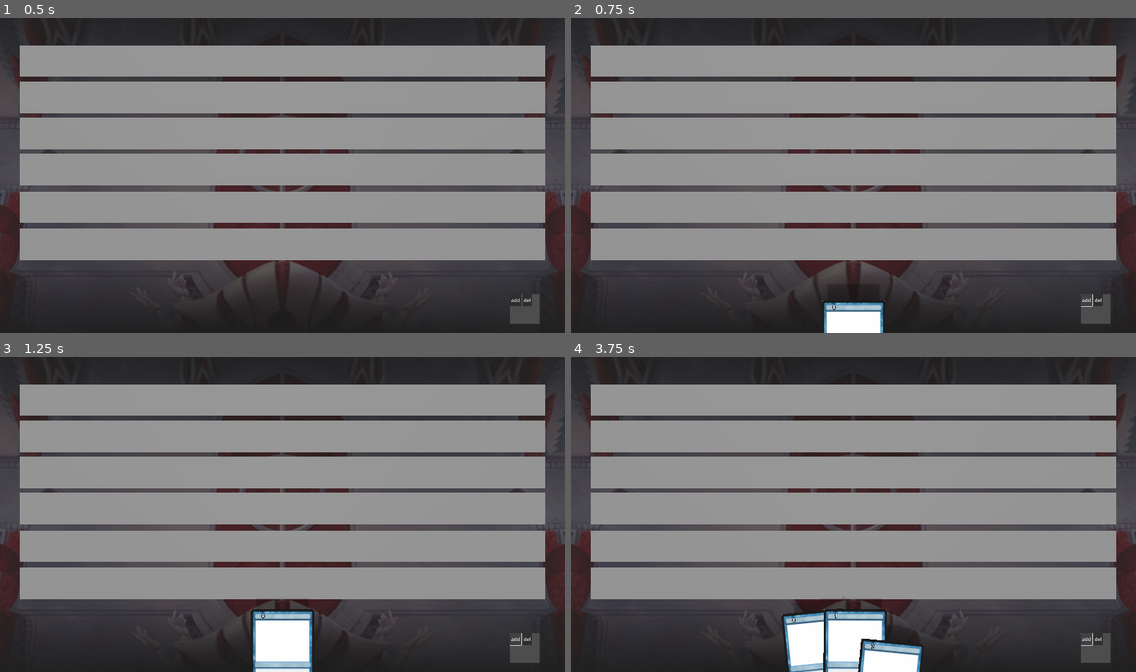
Above: before the commit, frames 1-4 (two rows, left to right).
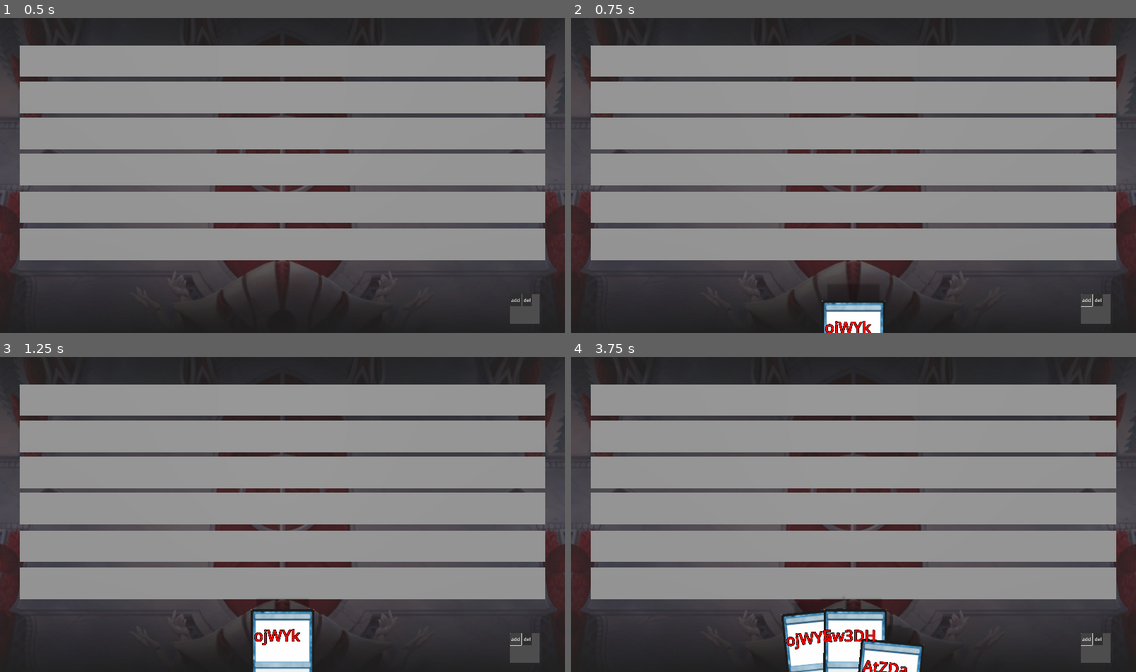
Above: after the commit, the same moments.

Repository: Crumbobly/CardProjectGame
Game: Godot game, scene res://scenes/game/Game.tscn
Two runs of this game, one before a commit and one after it. Both use one fixed random seed, a clock stepped at 60 frames per second and the inputs below.
Inputs:
- Up to frame 1 (0.5 s): no input
- Up to frame 2 (0.75 s): click "add" at 0.5 s
- Up to frame 3 (1.25 s): no input
- Up to frame 4 (3.75 s): click "del" at 1.25 s; click "add" at 2 s; click "del" at 2.75 s; click "add" at 3.5 s

Frame 1 is identical in both runs. In frame 2, 0.2% of the frame differs, in the area x 45-54%, y 91-100%; in frame 3, 0.2%; in frame 4, 0.6%, in the area x 38-60%, y 81-100%.

Commit message:
Починена возможность класть карту на поле туда, куда игрок хочет. Добавлено немного говнокода

Diff:
--- a/scenes/card3d/Card3D.tscn
+++ b/scenes/card3d/Card3D.tscn
@@ -40,8 +40,10 @@
 shape = SubResource("BoxShape3D_7o6e7")
 
 [node name="CardNameLbl" type="Label3D" parent="."]
-transform = Transform3D(1, 0, 0, 0, 1, 0, 0, 0, 1, -0.616206, 1.28157, 0.00219674)
+transform = Transform3D(1, 0, 0, 0, 1, 0, 0, 0, 1, -0.17321, 0.726537, 0.0820202)
+modulate = Color(1, 0, 0, 1)
 text = "text"
+font_size = 96
 
 [node name="RayCast3D" type="RayCast3D" parent="."]
 target_position = Vector3(0, 0, -1)
--- a/scenes/card3d/card_3d.gd
+++ b/scenes/card3d/card_3d.gd
@@ -10,7 +10,8 @@
 var is_drag = false  # перетаскивается ли карта
 var angle_in_hand = Vector3(0, 0, 0)  # угол карты в руке в момент её добавления. Нужен чтобы мы смогли вернуть карту в исходную позицию.
 var pos_in_hand_y: float   # координаты карты в руке в момент её добавления. Нужены чтобы мы смогли вернуть карту в исходную позицию.
-var over_field: Field
+var over_field: Field = null
+var over_field_coord_x: float = INF
 const hightlight_height = 1.5  # высота подьёма выбранной карты (можно сделать глобальной)
 
 var my_tween_list: MyTweenList = MyTweenList.new() # Список активных твинов. Нужен для оставноки всех активных анимаций карты.
@@ -33,15 +34,19 @@
 
 
 # Возвращает объект Field если карта над ним находиться, иначе null
-func get_card_overfield() -> Field:
+func set_card_overfield() -> void:
 	if raycast.is_colliding():
 		var collider = raycast.get_collider()
 		var collider_parent = collider.get_parent_node_3d()
 
 		if collider_parent is Field:
-			return collider_parent
+			over_field = collider_parent
+			var collision_point = raycast.get_collision_point()
+			over_field_coord_x = over_field.to_local(collision_point).x
+			return
 
-	return null
+	over_field = null
+	over_field_coord_x = INF
 
 
 # Прерывает все анимации, делает карту hightlight.
@@ -59,7 +64,7 @@
 # Функция "следования за мышкой".
 # Принимает на вход координаты мышки и устанавливает меняет позицию карты, перезапысывает overfield
 func follow(pos):
-	over_field = get_card_overfield()
+	set_card_overfield()
 	self.global_position.x = pos[0]
 	self.global_position.y = pos[1]
 
--- a/scenes/card_layout/card_layout.gd
+++ b/scenes/card_layout/card_layout.gd
@@ -9,10 +9,10 @@
 var card_count: int = 0  # Кол-во карт в руке (перетаскиваемая в данный момент карта считается)
 
 
-
 var existing_ids = []
 var char_pool = "ABCDEFGHIJKLMNOPQRSTUVWXYZabcdefghijklmnopqrstuvwxyz0123456789"
-@export var current_lenght = 10
+@export var current_lenght = 5
+var mouse_pos : Vector3
 
 
 func generate_random_string(lenght : int) -> String:
@@ -20,6 +20,7 @@
 	for i in lenght:
 		result += char_pool[randi() % char_pool.length()]
 	return result
+
 
 func generate_id() -> String:
 	while true:
@@ -30,6 +31,7 @@
 		if len(existing_ids) >= pow(char_pool.length(), current_lenght):
 			current_lenght +=1
 	return ""
+
 
 func _ready():
 	hand_cards = Node3D.new()
@@ -53,25 +55,49 @@
 
 
 func add_card(new_card3d: Card3D):
-	randomize()
+
 	new_card3d.mouse_entered.connect(card_selected)
 	new_card3d.mouse_exited.connect(card_unselected)
-	new_card3d.card_id = generate_id()
+
+	var old_coords = _get_cards_distribution()
+	var l = get_l_neightboor(old_coords, new_card3d)
+
 	hand_cards.add_child(new_card3d)
+	if l == -1:
+		card_collection.insert(0, new_card3d)
+	else:
+		card_collection.insert(l + 1, new_card3d)
 
-	card_collection.append(new_card3d)
-	new_card3d.set_card_name(str(card_count))
 	card_count += 1
 
 	var coords = _get_cards_distribution()
 	recalculate_all_card_position(coords)
 
 
+func get_l_neightboor(old_coords, card: Card3D):
+	var curren_pos_x = card.over_field_coord_x
+
+	if len(card_collection) == 0:
+		return -1
+
+	if curren_pos_x <= old_coords[0]:
+		return -1
+
+	elif old_coords[-1] <= curren_pos_x:
+		return len(old_coords) - 1
+
+	for i in range(len(old_coords)):
+		if old_coords[i] > curren_pos_x:
+			return i - 1
+
+	assert(false, "Ошибка в функции определения граничных карт")
+
+
+
 func remove_card(card: Card3D):
-
 	card.mouse_entered.disconnect(card_selected)
 	card.mouse_exited.disconnect(card_unselected)
-	card.mouse_exited.emit()
+	card_unselected(card)
 
 	card_collection.erase(card)
 	hand_cards.remove_child(card)
@@ -82,16 +108,12 @@
 
 
 func card_selected(card: Card3D):
-	selected_card_z = card.position.z
-	card.position.z = 0.1  # Выносим карту на передний план
-	selected_card = card  # переопределяем selected_card
 	card_highlight(card)
 
 
 func card_unselected(card: Card3D):
-	card.position.z = selected_card_z  # Возвращаем карту на своё место в руке (по оси Z)
-	selected_card_z = 0
 	card_unhighlight(card)
+	card.is_drag = false
 	selected_card = null
 
 	# Располагаем карты по определённому порядку
--- a/scenes/field/Field.tscn
+++ b/scenes/field/Field.tscn
@@ -3,7 +3,7 @@
 [ext_resource type="Script" path="res://scenes/field/field.gd" id="1_nd15h"]
 
 [sub_resource type="BoxShape3D" id="BoxShape3D_u6kqj"]
-size = Vector3(20, 0.001, 2)
+size = Vector3(20, 0.001, 1.20972)
 
 [sub_resource type="PlaneMesh" id="PlaneMesh_w2v67"]
 
@@ -14,7 +14,7 @@
 collision_layer = 2
 
 [node name="CollisionShape3D" type="CollisionShape3D" parent="Area3D"]
-transform = Transform3D(1, 0, 0, 0, -4.37114e-08, -1, 0, 1, -4.37114e-08, 0, 0, 0)
+transform = Transform3D(1, 0, 0, 0, -4.37114e-08, -1, 0, 1, -4.37114e-08, 0, 0.00109863, 4.80229e-11)
 shape = SubResource("BoxShape3D_u6kqj")
 
 [node name="MeshInstance3D" type="MeshInstance3D" parent="."]
@@ -23,4 +23,3 @@
 skeleton = NodePath("../Area3D")
 
 [connection signal="body_exited" from="Area3D" to="Area3D" method="_on_body_exited"]
-[connection signal="input_event" from="Area3D" to="." method="_on_area_3d_input_event"]
--- a/scenes/field/field.gd
+++ b/scenes/field/field.gd
@@ -7,8 +7,6 @@
 @onready var collision_shape = $Area3D/CollisionShape3D
 var line_layoyt = LineLayoutLogic.new()
 @export var card_size : float = .7
-
-var mouse_pos : Vector3
 
 
 
@@ -20,7 +18,7 @@
 
 	adjust_coords_pos(coords)
 	super.recalculate_all_card_position(coords)
-	0
+
 	for index in range(len(coords)):
 		var card: Card3D = card_collection[index]
 		card.my_tween_list.add_tween(scale_tween)
@@ -30,6 +28,7 @@
 		card.position.x = coords[index]
 		card.global_position.y = self.position.y
 		scale_tween.tween_property(card, "scale",Vector3(0.4,0.4,0.4), 0.2)
+
 
 func adjust_coords_pos(coord):
 	if(len(coord) % 2 == 0):
@@ -43,6 +42,7 @@
 			if coord[i] > 0:
 				coord[i] += card_size
 
+
 func _get_cards_distribution():
 	line_layoyt._get_collider_corner(collision_shape)
 	var current_card_count = len(card_collection)
@@ -52,11 +52,3 @@
 	# Определение точек на отезке
 	var coords = line_layoyt.distribute_points_with_max_distance(current_card_count, collision_shape)
 	return coords
-
-
-
-
-
-func _on_area_3d_input_event(camera: Node, event: InputEvent, event_position: Vector3, normal: Vector3, shape_idx: int) -> void:
-	if event is InputEventMouseMotion:
-		mouse_pos = event_position
--- a/scenes/game/Game.tscn
+++ b/scenes/game/Game.tscn
@@ -75,27 +75,21 @@
 
 [node name="Field" parent="Node3D" instance=ExtResource("6_7xakm")]
 transform = Transform3D(1, 0, 0, 0, 1, 0, 0, 0, 1, 0, 10.3554, 0)
-card_size = 0.7
 
 [node name="Field2" parent="Node3D" instance=ExtResource("6_7xakm")]
 transform = Transform3D(1, 0, 0, 0, 1, 0, 0, 0, 1, 0, 8.97466, 0)
-card_size = 0.7
 
 [node name="Field3" parent="Node3D" instance=ExtResource("6_7xakm")]
 transform = Transform3D(1, 0, 0, 0, 1, 0, 0, 0, 1, 0, 7.59531, 0)
-card_size = 0.7
 
 [node name="Field4" parent="Node3D" instance=ExtResource("6_7xakm")]
 transform = Transform3D(1, 0, 0, 0, 1, 0, 0, 0, 1, 0, 6.22562, 0)
-card_size = 0.7
 
 [node name="Field5" parent="Node3D" instance=ExtResource("6_7xakm")]
 transform = Transform3D(1, 0, 0, 0, 1, 0, 0, 0, 1, 0, 4.79416, 0)
-card_size = 0.7
 
 [node name="Field6" parent="Node3D" instance=ExtResource("6_7xakm")]
 transform = Transform3D(1, 0, 0, 0, 1, 0, 0, 0, 1, 0, 3.38012, 0)
-card_size = 0.7
 
 [connection signal="pressed" from="2D/SubViewportContainer/SubViewport/BoxContainer/Button" to="." method="_on_button_pressed"]
 [connection signal="pressed" from="2D/SubViewportContainer/SubViewport/BoxContainer/Button2" to="." method="_on_button_2_pressed"]
--- a/scenes/hand/Hand.tscn
+++ b/scenes/hand/Hand.tscn
@@ -1,6 +1,14 @@
-[gd_scene load_steps=2 format=3 uid="uid://cibohmqty0itj"]
+[gd_scene load_steps=3 format=3 uid="uid://cibohmqty0itj"]
 
 [ext_resource type="Script" path="res://scenes/hand/hand.gd" id="1_pc1ic"]
 
+[sub_resource type="SphereShape3D" id="SphereShape3D_fb1ti"]
+radius = 11.5
+
 [node name="Hand" type="Node3D"]
 script = ExtResource("1_pc1ic")
+
+[node name="Area3D" type="Area3D" parent="."]
+
+[node name="CollisionShape3D" type="CollisionShape3D" parent="Area3D"]
+shape = SubResource("SphereShape3D_fb1ti")
--- a/scenes/hand/hand.gd
+++ b/scenes/hand/hand.gd
@@ -90,6 +90,11 @@
 
 func add_card(new_card3d: Card3D):
 	super.add_card(new_card3d)
+
+	randomize()
+	new_card3d.card_id = generate_id()
+	new_card3d.set_card_name(str(new_card3d.card_id))
+
 	new_card3d.dragging.connect(dragged_card)
 	new_card3d.dropped.connect(dropped_card)
 
@@ -104,6 +109,10 @@
 	# При перетаскивании карты она selected пока не будет отпущена игроком. Значит мы не можем сделать новой select
 	if selected_card and selected_card.is_drag:
 		return
+
+	selected_card_z = card.position.z
+	card.position.z = 0.1  # Выносим карту на передний план
+	selected_card = card  # переопределяем selected_card
 	super.card_selected(card)
 
 	var selected_card_index = card_collection.find(selected_card)
@@ -115,6 +124,9 @@
 	# При перетаскивании карты она selected пока не будет отпущена игроком. Значит мы не можем сделать unselect
 	if selected_card and selected_card.is_drag:
 		return
+
+	card.position.z = selected_card_z  # Возвращаем карту на своё место в руке (по оси Z)
+	selected_card_z = 0
 	super.card_unselected(card)
 
 
